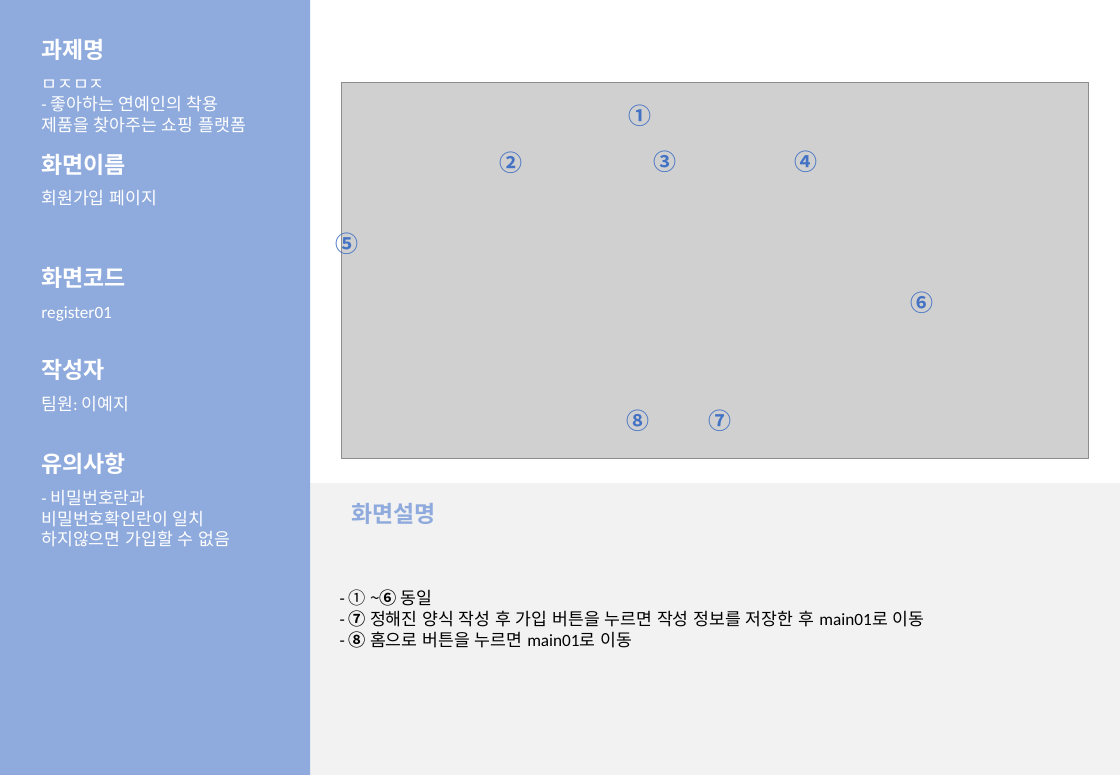
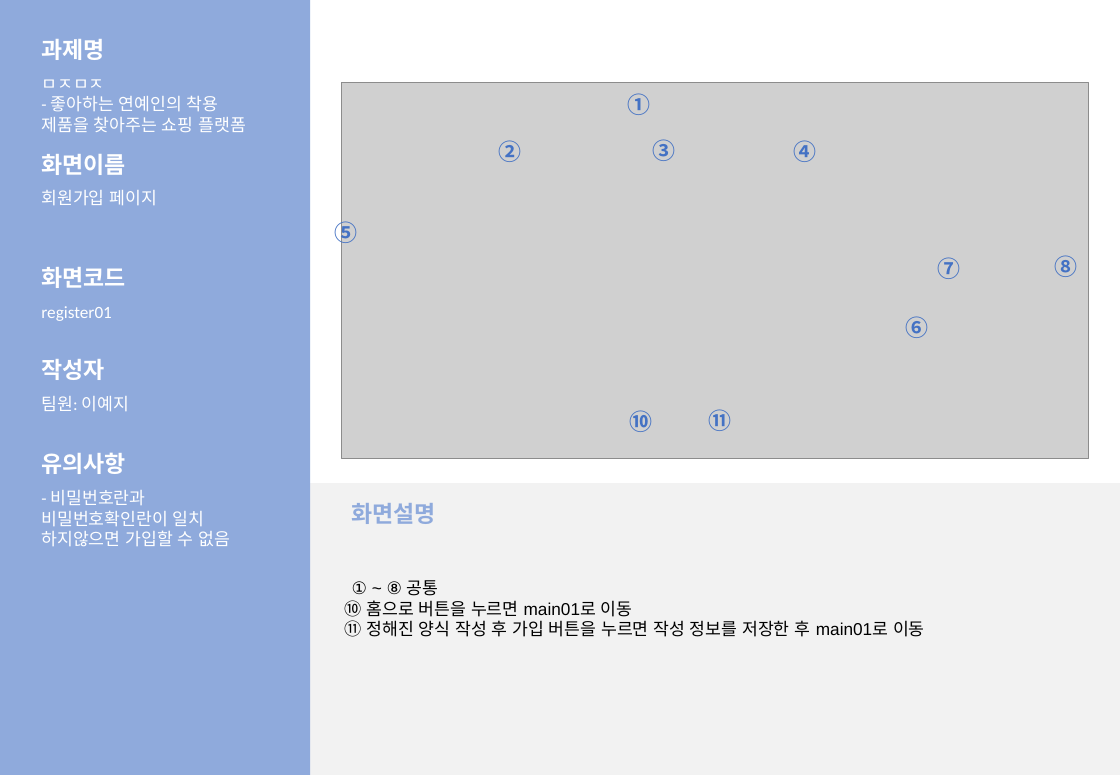
Before and after one commit to LeticiaKang/Project_Idol-Fandom-WebPlaform, a slide deck: slide 6 of 산출문서/화면설계서/화면설계서_서식(1조. HappyVirus) (2).pptx. Drawn at 1120x775 pixels with LibreOffice and Linux fonts; fonts in the diff are those of the drawing; grey boxes stand for pictures. Boxes give left, top, right and bottom in pixels: in the first picture for what was removed or moved away, otherwise in the second. Text is boxed around its words. In the diff, an @@ line names an element or a change of style, - is before the commit and + after.

```diff
--- a/산출문서/화면설계서/화면설계서_서식(1조. HappyVirus) (2).pptx
+++ b/산출문서/화면설계서/화면설계서_서식(1조. HappyVirus) (2).pptx
@@ 5 texts: place and size @@
-5 texts at [336, 104, 818, 258]
+5 texts at [335, 93, 817, 247]
@@ text "⑦": place and size @@
-text "⑦" at [708, 409, 731, 431]
+text "⑦" at [937, 257, 960, 279]
@@ text "⑧": place and size @@
-text "⑧" at [627, 409, 650, 431]
+text "⑧" at [1054, 255, 1077, 277]
@@ text "⑥": place and size @@
-text "⑥" at [910, 291, 933, 313]
+text "⑥" at [905, 316, 928, 338]
@@ text added at [629, 410, 652, 432], 16 pt, text #4472C4, bold @@
+⑩
@@ text added at [708, 409, 731, 431], 16 pt, text #4472C4, bold @@
+⑪
@@ text in rectangle at [344, 580, 925, 637]: text changed; font Calibri to Arial @@
-- ① ~⑥ 동일
-- ⑦ 정해진 양식 작성 후 가입 버튼을 누르면 작성 정보를 저장한 후 main01로 이동
-- ⑧ 홈으로 버튼을 누르면 main01로 이동
+① ~ ⑧ 공통
+⑩ 홈으로 버튼을 누르면 main01로 이동
+⑪ 정해진 양식 작성 후 가입 버튼을 누르면 작성 정보를 저장한 후 main01로 이동
```
Also in this commit, not shown: 12 other slides changed, 1 other file.
